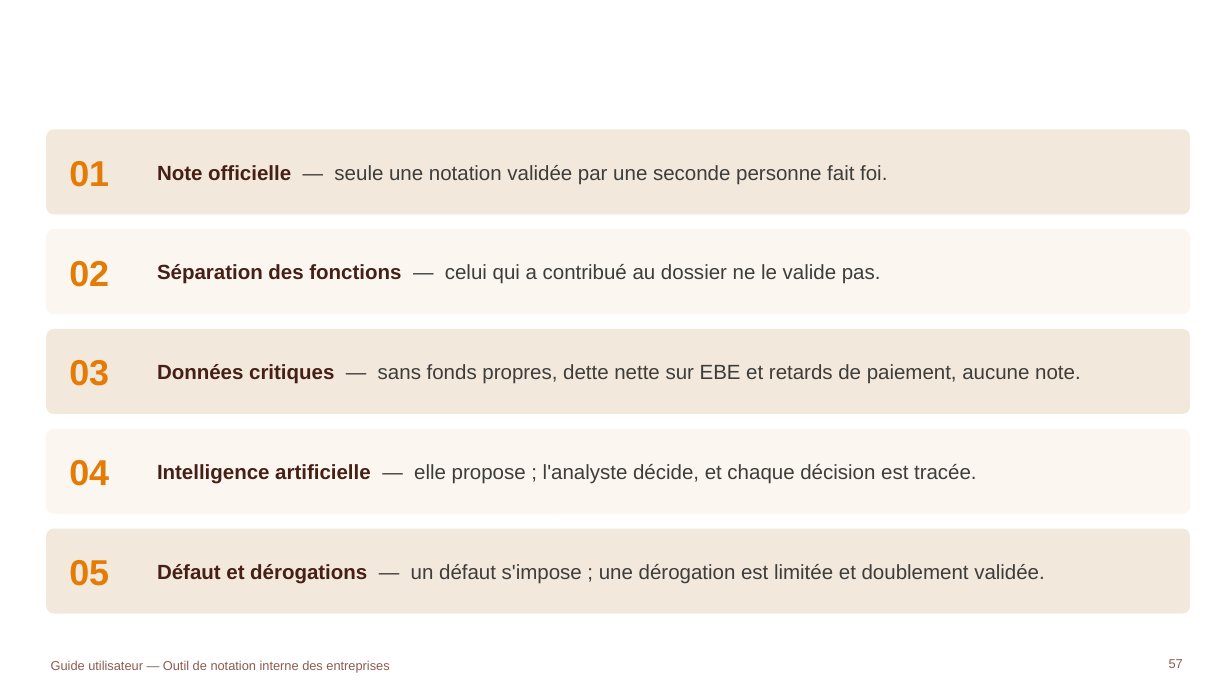
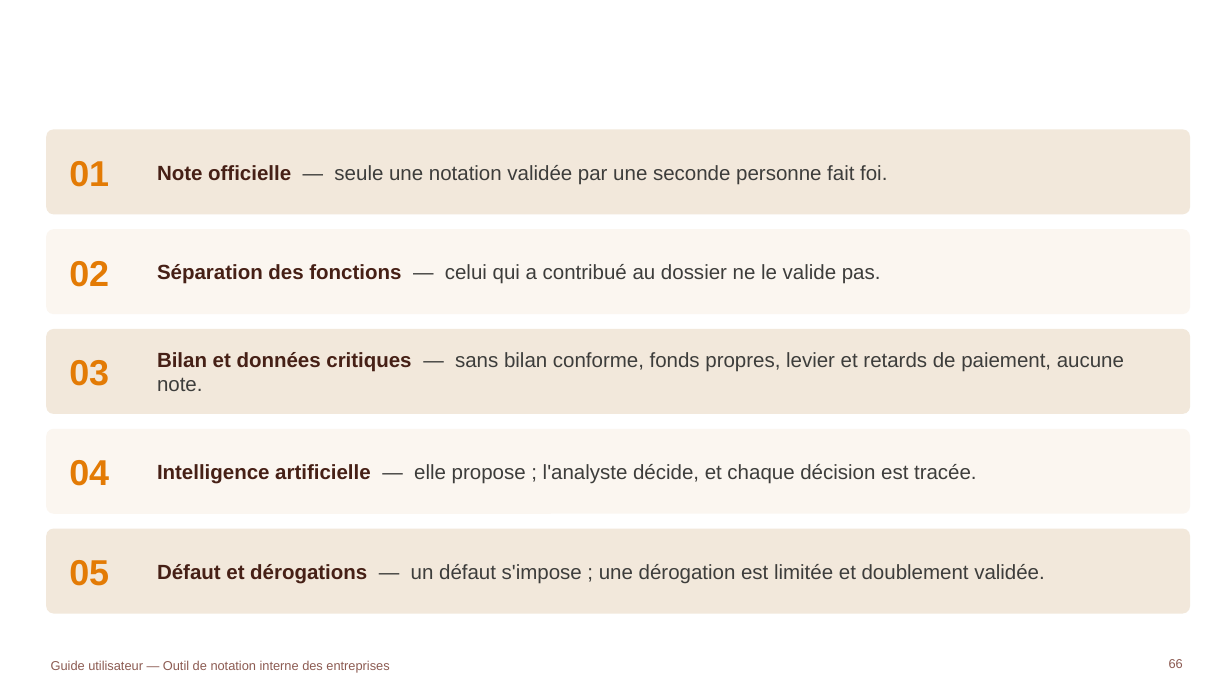
Before and after one commit to tariqeddoumi/Entreprise-scoring-cl, a slide deck: slide 66 of docs/guides/Guide_utilisateur_outil_notation.pptx (slide 57 before the commit). Drawn at 1232x693 pixels with LibreOffice and Linux fonts; fonts in the diff are those of the drawing; background and template pictures are left out. Boxes give left, top, right and bottom in pixels: in the first picture for what was removed or moved away, otherwise in the second. Text is boxed around its words. In the diff, an @@ line names an element or a change of style, - is before the commit and + after.

```diff
--- a/docs/guides/Guide_utilisateur_outil_notation.pptx
+++ b/docs/guides/Guide_utilisateur_outil_notation.pptx
@@ text at <box>157,352,1124,391</box>: text changed @@
-Données critiques — sans fonds propres, dette nette sur EBE et retards de paiement, aucune note.
+Bilan et données critiques — sans bilan conforme, fonds propres, levier et retards de paiement, aucune note.
@@ page number at <box>1169,659,1183,668</box>: text changed @@
-57
+66
```
Also in this commit, not shown: 11 other slides changed, 9 slides added, 3 other files.
